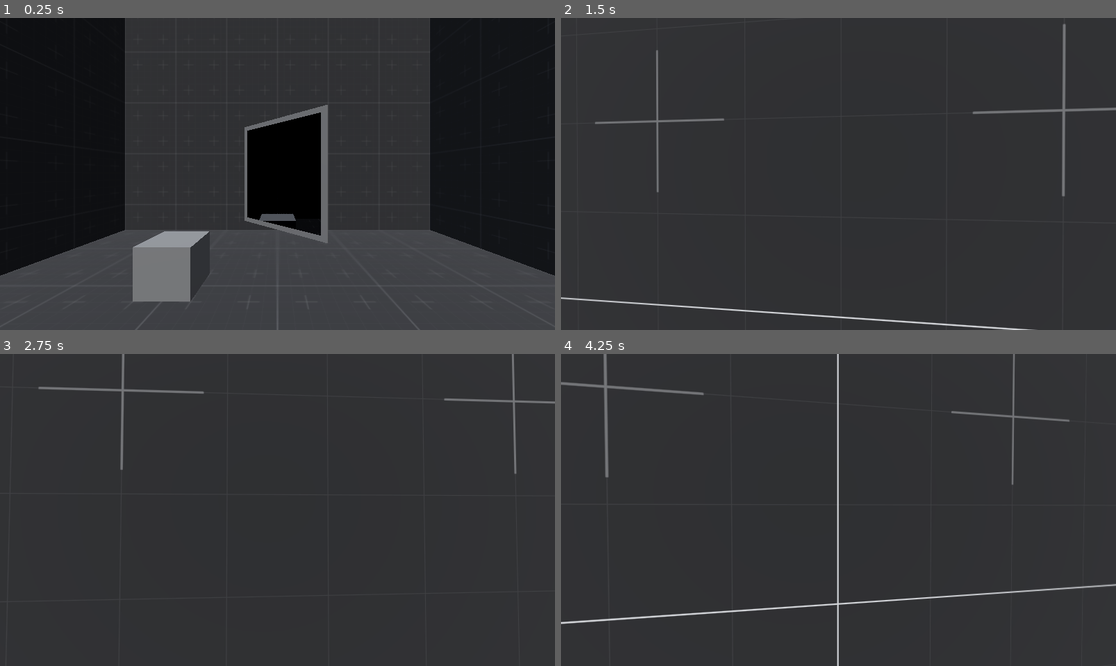
Above: before the commit, frames 1-4 (two rows, left to right).
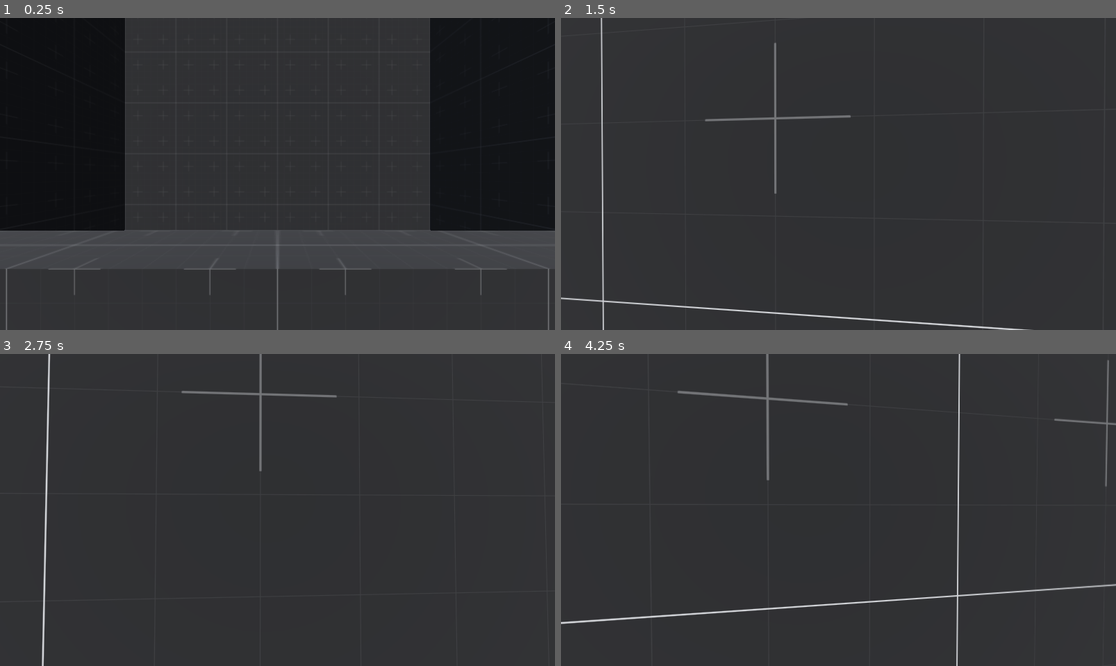
Above: after the commit, the same moments.

Repository: Wowe-Peanut/GetReal
Game: Godot game, scene res://test.tscn
The game is run twice, just before and just after one commit, with the same random seed, the same clock (stepped at 60 frames per second) and the same inputs.
Inputs (mouse positions are in pixels of both pictures, inside the frame that each line leads up to):
- Up to frame 1 (0.25 s): no input
- Up to frame 2 (1.5 s): move the mouse to (866, 174) at 0.52 s; hold Right mouse button (interact) 0.53-1.28 s; hold W (move_forward) from 0.53 s (still down); tap Space (jump) at 0.77 s; move the mouse to (810, 174) at 1.27 s; tap Q (take_picture) at 1.35 s
- Up to frame 3 (2.75 s): keep holding W (move_forward); tap Space (jump) at 1.52 s; tap Enter at 2 s; move the mouse to (288, 503) at 2.02 s; hold Right mouse button (interact) from 2.03 s (still down)
- Up to frame 4 (4.25 s): keep holding W (move_forward); tap Space (jump) at 2.75, 3.02, 3.77 s; move the mouse to (832, 516) at 2.77 s; release Right mouse button (interact) at 2.78 s; tap Q (take_picture) at 2.85 s; move the mouse to (877, 513) at 3.52 s; hold Right mouse button (interact) from 3.53 s (still down)

The runs differ from the first frame. In frame 1, 12% of the frame differs, in the area x 0-100%, y 27-100%; in frame 2, 1.9%; in frame 3, 1.5%; in frame 4, 2.0%.

Commit message:
Box logic working!

Diff:
--- a/box.gd
+++ b/box.gd
@@ -18,6 +18,7 @@
 
 func _physics_process(_delta: float) -> void:
 	# if off screen and ct off: start coyote timer
+	"""
 	if !visibility_check.is_on_screen() and coyote_timer.is_stopped():
 		print("off screen")
 		coyote_timer.start()
@@ -29,6 +30,7 @@
 	if visibility_check.is_on_screen() and !is_obscured(get_world_3d().direct_space_state) and !coyote_timer.is_stopped():
 		print("on screen not obscured")
 		coyote_timer.stop()
+	"""
 
 
 func is_obscured(state: PhysicsDirectSpaceState3D) -> bool:
@@ -52,7 +54,6 @@
 
 
 func cast_ray(state: PhysicsDirectSpaceState3D, vertex: Vector3, observer_position: Vector3) -> Dictionary:
-	# I THINK ISSUE IS HERE, corner of the box is not correct in world space
 	var from = mesh.global_transform * vertex
 	var query = PhysicsRayQueryParameters3D.create(from, observer_position)
 	query.exclude = [self] # this should change as more types of colliders are added
--- a/box.tscn
+++ b/box.tscn
@@ -14,7 +14,7 @@
 
 [node name="Box" type="RigidBody3D" groups=["box"]]
 collision_layer = 4
-collision_mask = 11
+collision_mask = 27
 mass = 100.0
 physics_material_override = SubResource("PhysicsMaterial_dtxx0")
 freeze_mode = 1
--- a/los_checker.gd
+++ b/los_checker.gd
@@ -3,14 +3,33 @@
 var observers: Array[Node3D] = []
 var lines: Array = []
 
+var player_observer
+
 signal observer_state_changed()
 
 # Called when the node enters the scene tree for the first time.
 func _ready():
+
+	player_observer = get_tree().get_nodes_in_group("player_observer")[0]
+	print(player_observer)
+
 	connect("observer_state_changed", _on_observer_state_changed)
 
 func _on_observer_state_changed():
 	print("state_changed")
+	var boxes = get_tree().get_nodes_in_group("box")
+
+
+	print("seen: ", player_observer.seen)
+	print("observed: ", player_observer.observed)
+	for box in player_observer.observed:
+		if !box.coyote_timer.is_stopped():
+			box.coyote_timer.stop()
+		boxes.erase(box)
+
+	for box in boxes:
+		box.coyote_timer.start()
+
 
 
 
--- a/mirror.gd
+++ b/mirror.gd
@@ -1,4 +1,4 @@
-extends Node3D
+extends RigidBody3D
 
 @onready var mesh = $Mesh
 @onready var mirror_cam: Camera3D = $View/MirrorCam
--- a/mirror.tscn
+++ b/mirror.tscn
@@ -17,7 +17,10 @@
 [sub_resource type="BoxShape3D" id="BoxShape3D_bh318"]
 size = Vector3(1, 1, 0.1)
 
-[node name="Mirror" type="Node3D"]
+[node name="Mirror" type="RigidBody3D"]
+collision_layer = 16
+collision_mask = 7
+freeze = true
 script = ExtResource("1_23741")
 
 [node name="View" type="SubViewport" parent="."]
@@ -25,7 +28,9 @@
 
 [node name="MirrorCam" type="Camera3D" parent="View"]
 
-[node name="MirrorObserver" parent="View/MirrorCam" instance=ExtResource("2_mb142")]
+[node name="MirrorObserver" parent="View/MirrorCam" node_paths=PackedStringArray("camera", "self_collider") instance=ExtResource("2_mb142")]
+camera = NodePath("..")
+self_collider = NodePath("../../..")
 
 [node name="Mesh" type="MeshInstance3D" parent="."]
 mesh = SubResource("QuadMesh_5n1ph")
@@ -38,11 +43,5 @@
 [node name="MirrorOrigin" type="Marker3D" parent="."]
 transform = Transform3D(1, -8.74228e-08, -8.74228e-08, -8.74228e-08, -1, 0, -8.74228e-08, 7.64274e-15, -1, 0, 0, 0)
 
-[node name="Mirror" type="RigidBody3D" parent="."]
-collision_layer = 8
-collision_mask = 13
-gravity_scale = 0.0
-freeze = true
-
-[node name="CollisionShape3D" type="CollisionShape3D" parent="Mirror"]
+[node name="CollisionShape3D" type="CollisionShape3D" parent="."]
 shape = SubResource("BoxShape3D_bh318")
--- a/observer.gd
+++ b/observer.gd
@@ -1,8 +1,12 @@
 extends Area3D
+
+@export var camera: Camera3D = get_parent()
+@export var self_collider: PhysicsBody3D
 
 @onready var shape: CollisionShape3D = $CollisionShape3D
 
 var seen: Array = []
+var observed: Array = []
 
 # Called when the node enters the scene tree for the first time.
 func _ready() -> void:
@@ -10,18 +14,57 @@
 	connect("body_exited", _on_body_exited)
 
 
+func _physics_process(_delta) -> void:
+	var state = get_world_3d().direct_space_state
+	for observed_object in seen:
+		if observed_object.is_in_group("box"):
+			#cast rays
+
+			#if obscured and not previously: remove
+			#if obscured and previously: nothing
+			#if not obscured and previously: add
+			#if not obscured and not previously: nothing
+			var obscured = is_obscured(state, observed_object)
+			if obscured:
+				var len = len(observed)
+				observed.erase(observed_object)
+				if len(observed) != len:
+					LosChecker.emit_signal("observer_state_changed")
+			elif not observed.has(observed_object):
+				observed.append(observed_object)
+				LosChecker.emit_signal("observer_state_changed")
+
+func is_obscured(state: PhysicsDirectSpaceState3D, observed: RigidBody3D) -> bool:
+	for vertex in remove_duplicate(observed.mesh.mesh.get_faces()):
+		var result = cast_ray(state, observed, vertex, camera.global_position)
+		if result.collider == self_collider:
+			return false
+	return true
+
+func remove_duplicate(array: Array) -> Array:
+	var unique: Array = []
+	for item in array:
+		if not unique.has(item):
+			unique.append(item)
+	return unique
+
+func set_points(points) -> void:
+	shape.shape.points = points
+
+func cast_ray(state: PhysicsDirectSpaceState3D, box: RigidBody3D, vertex: Vector3, camera_position: Vector3) -> Dictionary:
+	var query = PhysicsRayQueryParameters3D.create(box.global_transform * vertex, camera_position)
+	query.exclude = [box] # this should change as more types of colliders are added
+	return state.intersect_ray(query)
+
+
 func _on_body_entered(body) -> void:
 	if not body in seen:
 		seen.append(body)
-		print(name, seen)
 		LosChecker.emit_signal("observer_state_changed")
 
 func _on_body_exited(body) -> void:
+	if body in observed:
+		observed.erase(body)
 	if body in seen:
 		seen.erase(body)
-		print(name, seen)
 		LosChecker.emit_signal("observer_state_changed")
-
-
-func set_points(points) -> void:
-	shape.shape.points = points
--- a/observer.tscn
+++ b/observer.tscn
@@ -8,7 +8,7 @@
 
 [node name="Observer" type="Area3D" groups=["observer"]]
 collision_layer = 8
-collision_mask = 76
+collision_mask = 84
 input_ray_pickable = false
 script = ExtResource("1_68yoe")
 
--- a/player.gd
+++ b/player.gd
@@ -27,7 +27,7 @@
 
 func _ready() -> void:
 	capture_mouse()
-	set_observer_points()
+	#set_observer_points()
 
 func _input(event: InputEvent) -> void:
 	if event is InputEventMouseMotion: look_dir = event.relative * 0.01
@@ -104,7 +104,3 @@
 		print(point)
 
 	# $PlayerCam/PlayerObserver.set_points(points)
-	for i in range(len($PlayerCam/PlayerObserver/CollisionShape3D.shape.points)):
-		print($PlayerCam/PlayerObserver/CollisionShape3D.shape.points[i], points[i])
-		print($PlayerCam/PlayerObserver/CollisionShape3D.shape.points[i] == points[i])
-	print($PlayerCam/PlayerObserver/CollisionShape3D.shape.points)
--- a/player.tscn
+++ b/player.tscn
@@ -35,7 +35,9 @@
 transform = Transform3D(1, 0, 0, 0, 0.965926, -0.258819, 0, 0.258819, 0.965926, 0, -0.1, -1.3)
 visible = false
 
-[node name="PlayerObserver" parent="PlayerCam" instance=ExtResource("2_4ws1n")]
+[node name="PlayerObserver" parent="PlayerCam" node_paths=PackedStringArray("camera", "self_collider") groups=["player_observer"] instance=ExtResource("2_4ws1n")]
+camera = NodePath("..")
+self_collider = NodePath("../..")
 
 [node name="CollisionShape3D" parent="PlayerCam/PlayerObserver" index="0"]
 transform = Transform3D(1, 0, 0, 0, 1, 0, 0, 0, 1, 0.013, 0.008, 0)
--- a/test.tscn
+++ b/test.tscn
@@ -1,8 +1,7 @@
-[gd_scene load_steps=8 format=3 uid="uid://c3jr12ajd7mo4"]
+[gd_scene load_steps=7 format=3 uid="uid://c3jr12ajd7mo4"]
 
 [ext_resource type="PackedScene" uid="uid://bjgyylqm3xc11" path="res://player.tscn" id="1_a76g4"]
 [ext_resource type="Material" uid="uid://byswl41fa324d" path="res://default_environment_texture.tres" id="3_duvdi"]
-[ext_resource type="PackedScene" uid="uid://b41j52vgwvasr" path="res://mirror.tscn" id="4_b72i0"]
 [ext_resource type="PackedScene" uid="uid://c6t43xntvjerc" path="res://box.tscn" id="4_i4ok3"]
 
 [sub_resource type="ProceduralSkyMaterial" id="ProceduralSkyMaterial_avhxm"]
@@ -26,14 +25,18 @@
 [node name="DirectionalLight3D" type="DirectionalLight3D" parent="."]
 transform = Transform3D(1, 0, 0, 0, 0.5, 0.866025, 0, -0.866025, 0.5, 0, 6, 0)
 
-[node name="Mirror" parent="." instance=ExtResource("4_b72i0")]
-transform = Transform3D(0.707107, 2.98023e-08, -0.707106, -5.45421e-09, 1, -5.4542e-09, 0.707107, 7.71341e-09, 0.707106, 0, -1.4, -1)
-
 [node name="CSGBox3D" type="CSGBox3D" parent="."]
 use_collision = true
 flip_faces = true
 size = Vector3(6, 5, 6)
 material = ExtResource("3_duvdi")
 
+[node name="CSGBox3D2" type="CSGBox3D" parent="."]
+transform = Transform3D(1, 0, 0, 0, 1, 0, 0, 0, 1, 0, -2, 0)
+use_collision = true
+collision_mask = 7
+size = Vector3(4, 0.5, 0.5)
+material = ExtResource("3_duvdi")
+
 [node name="Box" parent="." instance=ExtResource("4_i4ok3")]
 transform = Transform3D(1, 0, 0, 0, 1, 0, 0, 0, 1, -1, -2, -1)
